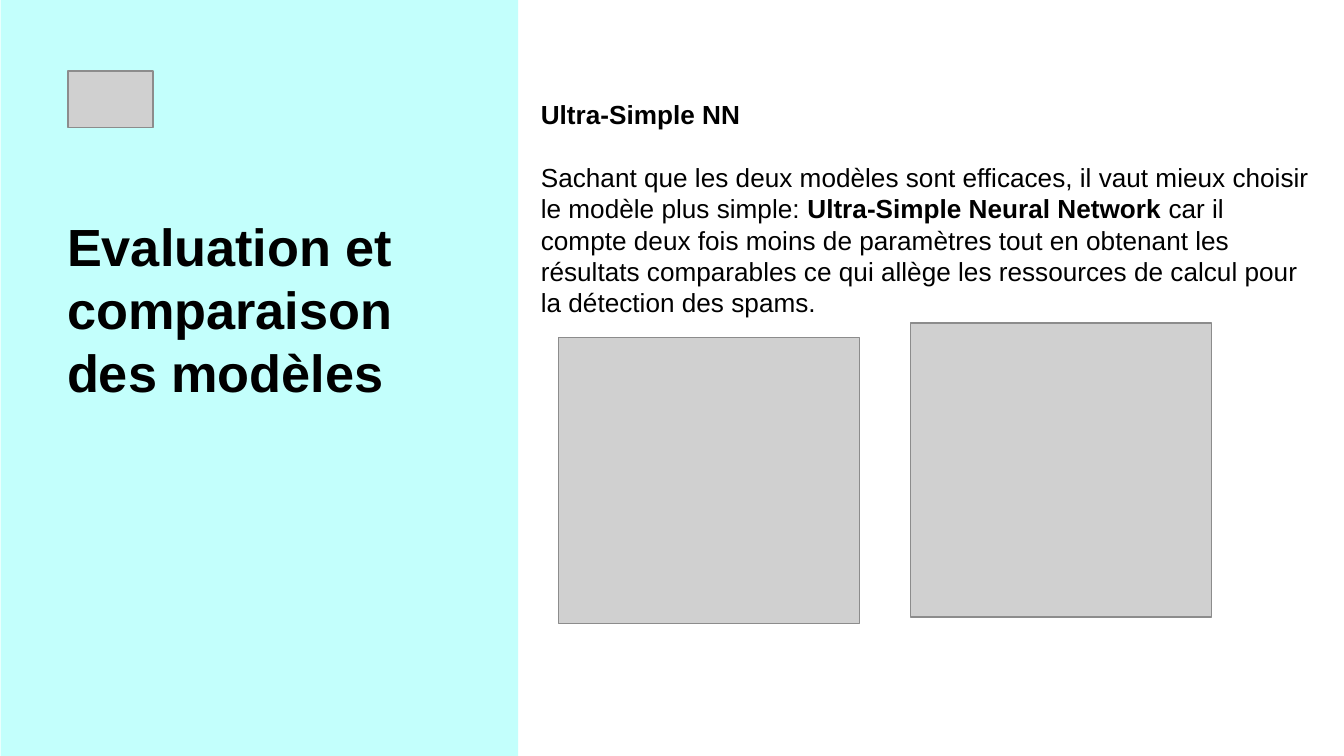
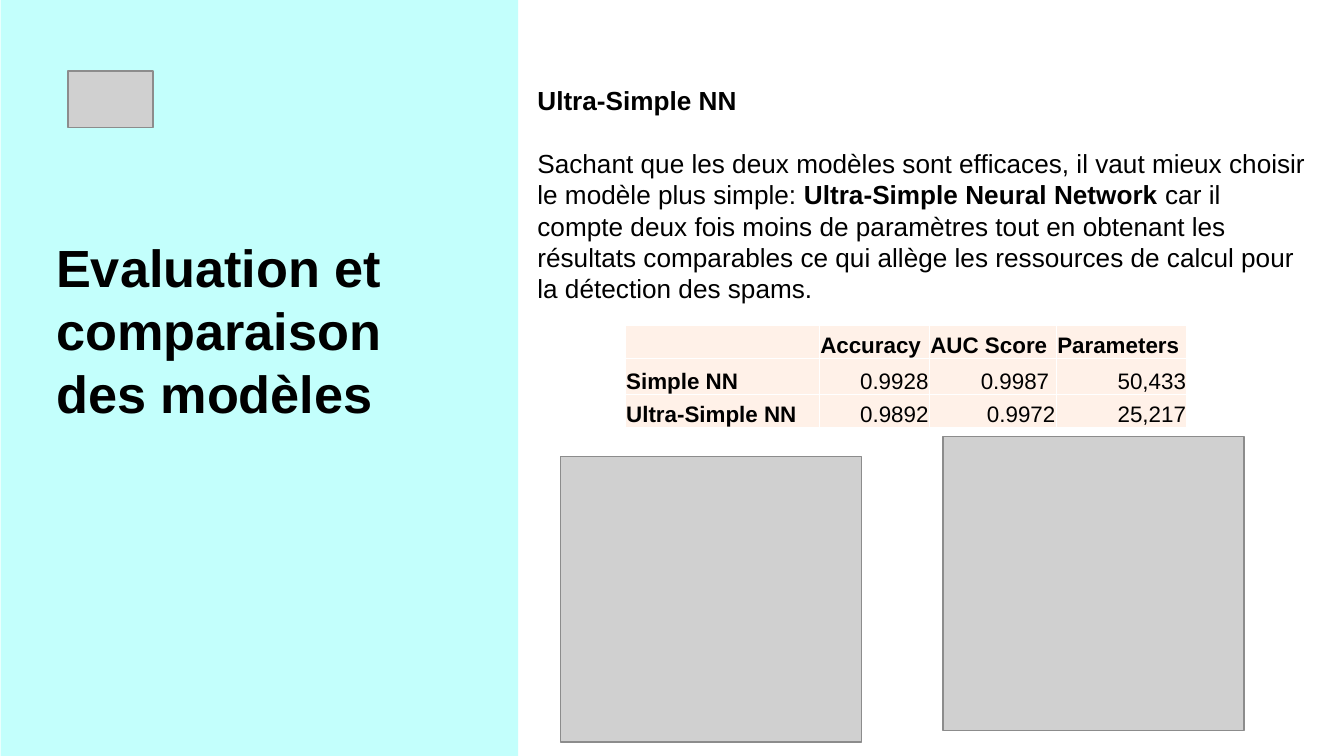
Before and after one commit to AgaHei/Spam-Detector, a slide deck: slide 9 of Project_AT&T_AH.pptx (slide 12 before the commit). Drawn at 1344x756 pixels with LibreOffice and Linux fonts; fonts in the diff are those of the drawing; grey boxes stand for pictures. Boxes give left, top, right and bottom in pixels: in the first picture for what was removed or moved away, otherwise in the second. Text is boxed around its words. In the diff, an @@ line names an element or a change of style, - is before the commit and + after.

```diff
--- a/Project_AT&T_AH.pptx
+++ b/Project_AT&T_AH.pptx
@@ title "Ultra-Simple NN Sachant que les ...": place and size @@
-title "Ultra-Simple NN Sachant que les ..." at [541, 105, 1309, 318]
+title "Ultra-Simple NN Sachant que les ..." at [537, 91, 1305, 304]
@@ title "Evaluation et comparaison des modèles": place and size @@
-title "Evaluation et comparaison des modèles" at [67, 228, 392, 393]
+title "Evaluation et comparaison des modèles" at [56, 249, 381, 414]
@@ table added at [625, 325, 1185, 431], 3 rows, 4 columns @@
+ | Accuracy | AUC Score | Parameters
+Simple NN | 0.9928 | 0.9987 | 50,433
+Ultra-Simple NN | 0.9892 | 0.9972 | 25,217
@@ picture: place and size @@
-picture at [910, 323, 1211, 617]
+picture at [943, 437, 1245, 731]
@@ picture: place and size @@
-picture at [558, 337, 859, 622]
+picture at [560, 457, 862, 742]
```
Also in this commit, not shown: 7 other slides changed, 3 slides removed, 1 other file.
